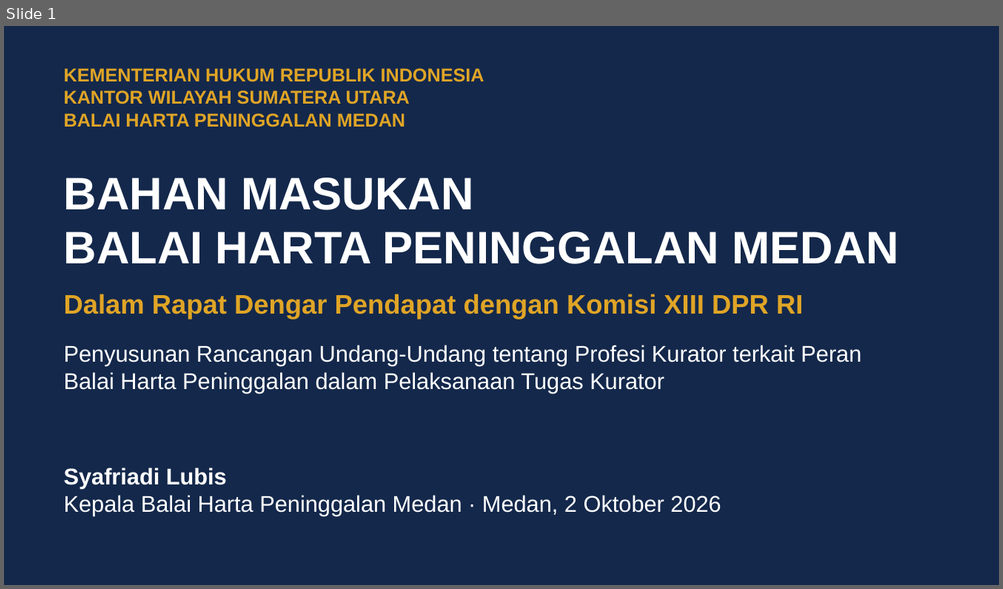
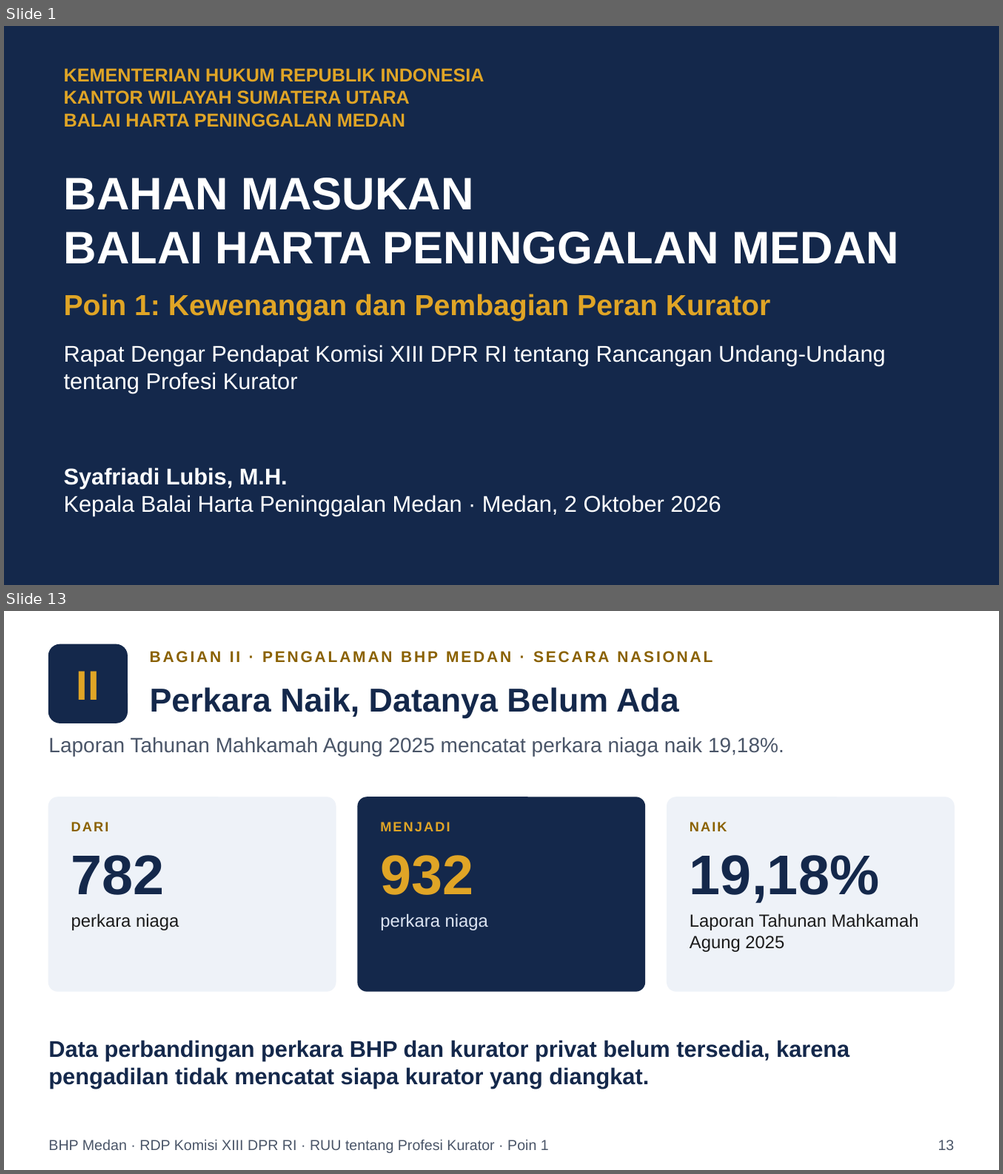
Before and after one commit to artheralawfirm-cloud/SAPAWALI, a slide deck: presentasi/Paparan_BHP_Medan_RUU_Profesi_Kurator.pptx. Shown one above the other, each under a label of ours: slide 1 before the commit, slides 1 and 13 after it; the slides between them are not shown. The pictures are 1003x589 and 1003x1174 pixels, drawn with LibreOffice and Linux fonts; fonts in the diff are those of the drawing. Boxes give left, top, right and bottom in pixels: in the first picture for what was removed or moved away, otherwise in the second. Text is boxed around its words. In the diff, an @@ line names an element or a change of style, - is before the commit and + after.

```diff
--- a/presentasi/Paparan_BHP_Medan_RUU_Profesi_Kurator.pptx
+++ b/presentasi/Paparan_BHP_Medan_RUU_Profesi_Kurator.pptx
@@ slide 13 added at [4,611,999,1170], background #FFFFFF @@
@@ rounded rectangle added at [48,644,127,723], fill #14284B, outline #14284B 1 pt @@
@@ text added at [150,651,712,663], 15 pt, text #8A6100, bold @@
+BAGIAN II · PENGALAMAN BHP MEDAN · SECARA NASIONAL
@@ text added at [77,671,99,700], 40 pt, text #E0A526, bold @@
+II
@@ text added at [150,687,679,718], 32 pt, text #14284B, bold @@
+Perkara Naik, Datanya Belum Ada
@@ text added at [48,737,784,756], 20 pt, text #4A5568 @@
+Laporan Tahunan Mahkamah Agung 2025 mencatat perkara niaga naik 19,18%.
@@ rounded rectangle added at [48,797,336,991], fill #EEF2F8, outline #EEF2F8 1 pt @@
@@ rounded rectangle added at [358,797,644,991], fill #14284B, outline #14284B 1 pt @@
@@ rounded rectangle added at [667,797,954,991], fill #EEF2F8, outline #EEF2F8 1 pt @@
@@ text added at [71,822,179,931], 17 pt, text #1A1A1A @@
+DARI
+782
+perkara niaga
@@ text added at [380,822,488,931], 17 pt, text #DCE4F2 @@
+MENJADI
+932
+perkara niaga
@@ text added at [689,822,919,952], 17 pt, text #1A1A1A @@
+NAIK
+19,18%
+Laporan Tahunan Mahkamah Agung 2025
@@ text added at [48,1040,849,1089], 22 pt, text #14284B, bold @@
+Data perbandingan perkara BHP dan kurator privat belum tersedia, karena pengadilan tidak mencatat siapa kurator yang diangkat.
@@ text added at [48,1140,549,1153], 14 pt, text #4A5568 @@
+BHP Medan · RDP Komisi XIII DPR RI · RUU tentang Profesi Kurator · Poin 1
@@ text added at [938,1140,954,1150], 14 pt, text #4A5568 @@
+13
@@ slide 1 changed as well @@
@@ text at [64,294,770,321]: text changed; size 26 to 28 pt @@
-Dalam Rapat Dengar Pendapat dengan Komisi XIII DPR RI
+Poin 1: Kewenangan dan Pembagian Peran Kurator
@@ text at [64,345,885,393]: text changed @@
-Penyusunan Rancangan Undang-Undang tentang Profesi Kurator terkait Peran Balai Harta Peninggalan dalam Pelaksanaan Tugas Kurator
+Rapat Dengar Pendapat Komisi XIII DPR RI tentang Rancangan Undang-Undang tentang Profesi Kurator
@@ text at [64,468,287,489]: text changed @@
-Syafriadi Lubis
+Syafriadi Lubis, M.H.
```
Also in this commit, not shown: 5 other slides changed, 19 other slides added, 47 slides removed, 11 other files.
